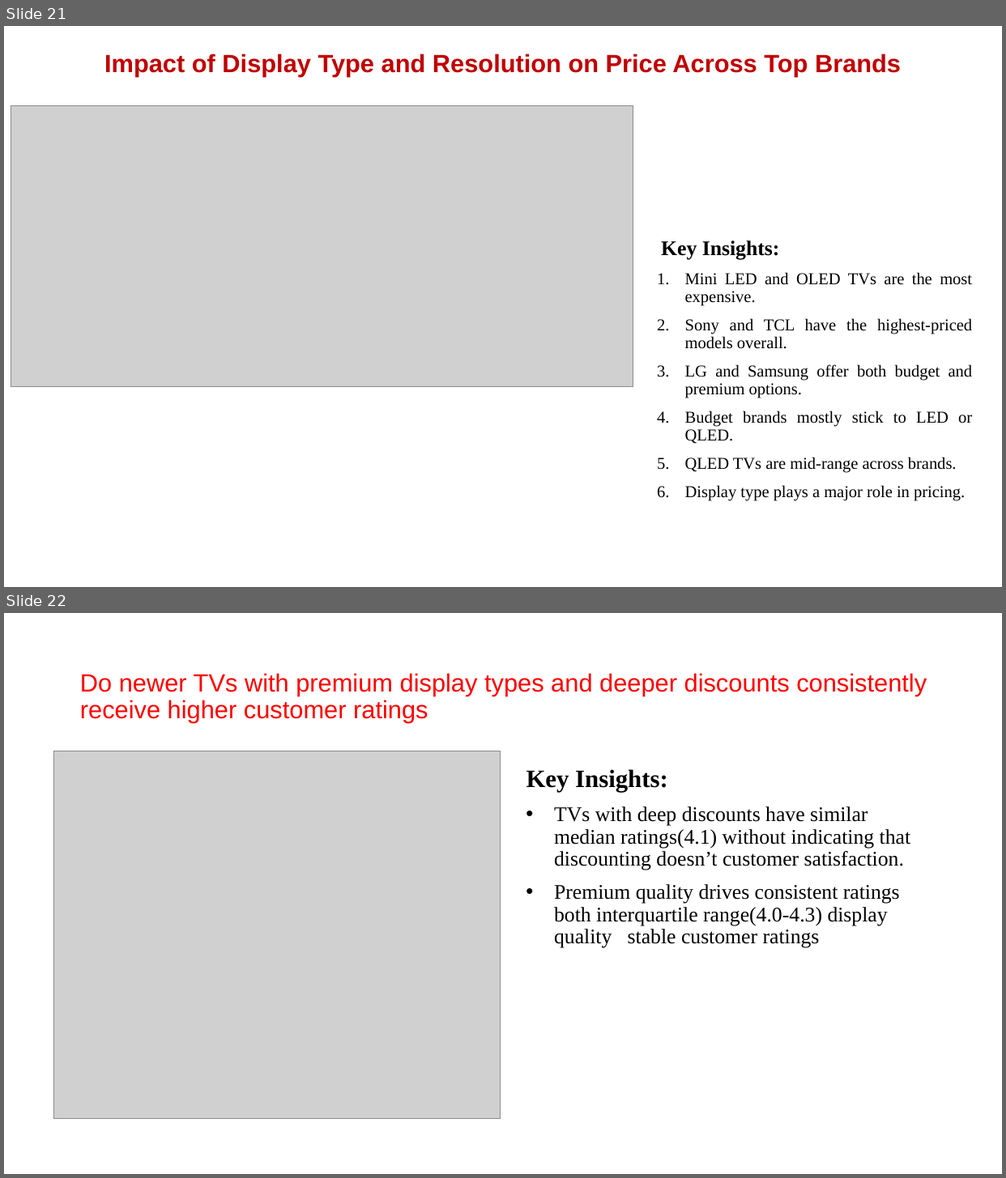
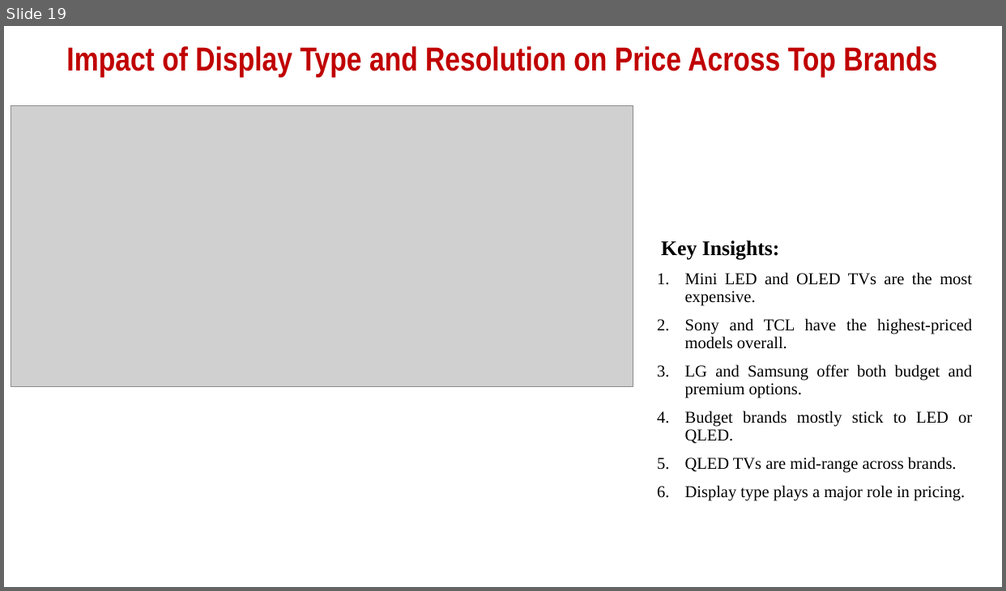
Before and after one commit to ManasaSiripurapu/smart-tv-analysis, a slide deck: SmartTV_DataAnalysis.pptx. Shown one above the other, each under a label of ours: slides 21 and 22 before the commit, slide 19 after it. The pictures are 1006x1178 and 1006x591 pixels, drawn with LibreOffice and Linux fonts; fonts in the diff are those of the drawing; grey boxes stand for pictures; background and template pictures are left out. Boxes give left, top, right and bottom in pixels: in the first picture for what was removed or moved away, otherwise in the second. Text is boxed around its words. In the diff, an @@ line names an element or a change of style, - is before the commit and + after.

```diff
--- a/SmartTV_DataAnalysis.pptx
+++ b/SmartTV_DataAnalysis.pptx
@@ slide 22 removed at <box>4,613,1002,1174</box>, background #FFFFFF @@
@@ title removed at <box>80,673,927,723</box> @@
-Do newer TVs with premium display types and deeper discounts consistently receive higher customer ratings
@@ picture removed at <box>54,752,501,1119</box> @@
@@ text removed at <box>526,769,910,948</box> @@
-Key Insights:
-• TVs with deep discounts have similar median ratings(4.1) without indicating that discounting doesn’t customer satisfaction.
-• Premium quality drives consistent ratings both interquartile range(4.0-4.3) display quality stable customer ratings
@@ what was slide 21 is now slide 19 @@
@@ slide 19 changed as well @@
@@ text "Impact of Display Type and ..." at <box>66,46,937,76</box>: size 24 to 32 pt, font Arial to Arial Narrow @@
```
Also in this commit, not shown: 19 other slides changed, 1 slide added, 2 other slides removed.
